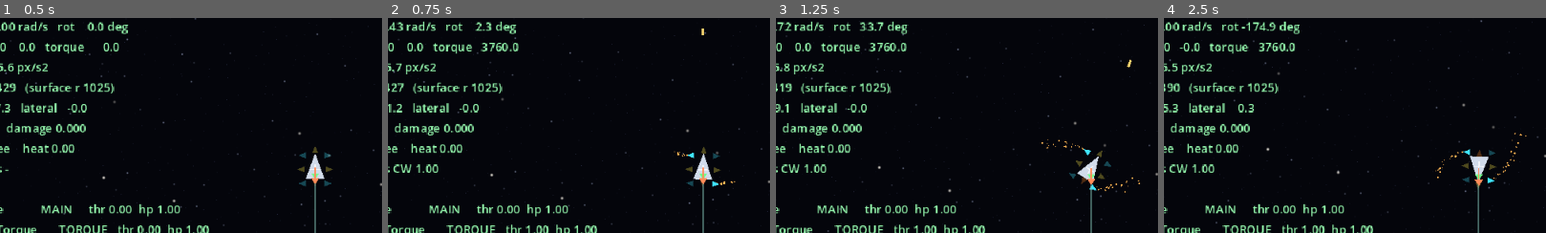
Above: before the commit, frames 1-4 (left to right).
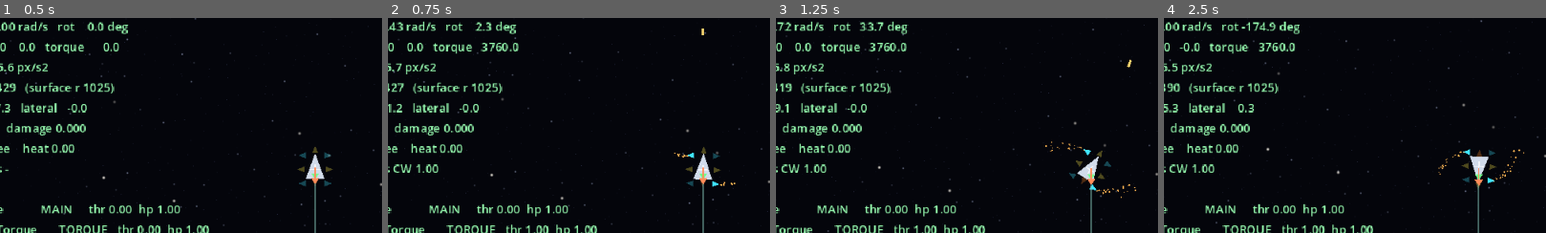
Above: after the commit, the same moments.

Repository: wroniasty/stardust
Game: Godot game, scene res://scenes/world.tscn
Two runs of this game, one before a commit and one after it. Both use one fixed random seed, a clock stepped at 60 frames per second and the inputs below.
Inputs:
- Up to frame 1 (0.5 s): no input
- Up to frame 2 (0.75 s): hold D (rotate_right) from 0.53 s (still down); hold Space (ship_fire) from 0.53 s (still down)
- Up to frame 3 (1.25 s): keep holding D (rotate_right); keep holding Space (ship_fire)
- Up to frame 4 (2.5 s): release D (rotate_right) at 1.28 s; release Space (ship_fire) at 1.28 s; hold Z (brake) 1.28-2.03 s; tap G (toggle_gear) at 1.35 s; hold D (rotate_right) from 2.03 s (still down); hold Space (ship_fire) from 2.03 s (still down)
The pictures show only the part of the screen within x 9-59%, y 15-65%; the shares and areas given below are measured in that part.

Frame 1 is identical in both runs. In frame 2, less than 0.1% of the frame differs, in the area x 74-91%, y 61-79%; in frame 3, 0.3%; in frame 4, 0.3%, in the area x 71-95%, y 53-77%.

Commit message:
Trajectory line on the debug layer, exhaust that keeps up with the ship
The predicted path now joins the debug group and hides with F7, and clears its
points when hidden so a stale line is not left frozen on screen. M1.5 built it
as a permanent HUD element, but a line through the middle of the screen is
clutter whenever you are not reading it.

The debug group constant moved from EngineDebugDraw to DebugOverlay, which is
the node that actually owns the toggle; three classes were reaching into one of
the toggled things to find it.

Exhaust particles are emitted in world space at 70..110 px/s and did not carry
any of the ship's motion. At rest that reads as a flame; at 300 px/s the ship
leaves each puff behind immediately and the plume drifts at a speed with no
visible relation to anything, which is what looked wrong. inherit_velocity_ratio
of 0.85 keeps the plume on the nozzle and leaves the other 15% to do the
trailing, so it reads the same at any speed.

Co-Authored-By: Claude Opus 5 <noreply@anthropic.com>

Diff:
--- a/scenes/engine_mount.tscn
+++ b/scenes/engine_mount.tscn
@@ -5,6 +5,7 @@
 [sub_resource type="ParticleProcessMaterial" id="ParticleProcessMaterial_exhaust"]
 direction = Vector3(0, 1, 0)
 spread = 8.0
+inherit_velocity_ratio = 0.85
 initial_velocity_min = 70.0
 initial_velocity_max = 110.0
 gravity = Vector3(0, 0, 0)
--- a/scripts/debug_overlay.gd
+++ b/scripts/debug_overlay.gd
@@ -2,6 +2,10 @@
 extends CanvasLayer
 ## Flight telemetry while tuning the physics. Placeholder UI, dropped or
 ## replaced by the real HUD later.
+
+## Every world-space debug visual joins this, so one key hides the lot. Held
+## here because this is the node that owns the toggle.
+const DEBUG_GROUP: StringName = &"debug_visuals"
 
 @export var ship_path: NodePath
 
@@ -27,7 +31,7 @@
 ## debug added later joins by calling add_to_group.
 func set_debug_visible(shown: bool) -> void:
 	visible = shown
-	for node: Node in get_tree().get_nodes_in_group(EngineDebugDraw.DEBUG_GROUP):
+	for node: Node in get_tree().get_nodes_in_group(DEBUG_GROUP):
 		var visual: CanvasItem = node as CanvasItem
 		if visual != null:
 			visual.visible = shown
--- a/scripts/debug_vectors.gd
+++ b/scripts/debug_vectors.gd
@@ -31,7 +31,7 @@
 
 
 func _ready() -> void:
-	add_to_group(EngineDebugDraw.DEBUG_GROUP)
+	add_to_group(DebugOverlay.DEBUG_GROUP)
 	if not ship_path.is_empty():
 		_ship = get_node_or_null(ship_path) as Ship
 
--- a/scripts/engine_debug_draw.gd
+++ b/scripts/engine_debug_draw.gd
@@ -9,9 +9,6 @@
 ## inference from the console dump.
 ##
 ## A child of the ship, so mount positions are already in the right frame.
-
-## Group every debug visual joins, so one key hides the lot.
-const DEBUG_GROUP: StringName = &"debug_visuals"
 
 const TRIANGLE_LENGTH: float = 6.0
 const TRIANGLE_HALF_WIDTH: float = 2.5
@@ -30,7 +27,7 @@
 
 
 func _ready() -> void:
-	add_to_group(DEBUG_GROUP)
+	add_to_group(DebugOverlay.DEBUG_GROUP)
 	_ship = get_parent() as Ship
 
 
--- a/scripts/engine_mount.gd
+++ b/scripts/engine_mount.gd
@@ -42,6 +42,14 @@
 
 
 ## Points the exhaust plume at `amount` of full flow, 0..1.
+##
+## The plume itself is configured in the scene, and one setting there matters
+## more than the rest: `inherit_velocity_ratio`. Particles are emitted in world
+## space at 70..110 px/s, which at a standstill is a flame and at 300 px/s is a
+## puff the ship immediately leaves behind, drifting at a speed with no visible
+## relation to anything. Carrying 85% of the emitter's velocity keeps the plume
+## attached to the nozzle and lets the remaining 15% do the trailing, so it
+## looks the same at every speed.
 func set_exhaust(amount: float) -> void:
 	if exhaust == null:
 		return
--- a/scripts/trajectory_predictor.gd
+++ b/scripts/trajectory_predictor.gd
@@ -38,12 +38,20 @@
 
 
 func _ready() -> void:
+	# On the debug layer rather than always on. M1.5 built it as a HUD element,
+	# but a permanent line through the middle of the screen is clutter when you
+	# are not reading it; F7 brings it back with the rest of the instruments.
+	add_to_group(DebugOverlay.DEBUG_GROUP)
 	if not ship_path.is_empty():
 		_ship = get_node_or_null(ship_path) as Ship
 
 
 func _physics_process(_delta: float) -> void:
-	if _ship == null or not visible:
+	if _ship == null:
+		return
+	if not visible:
+		if _line.get_point_count() > 0:
+			_line.clear_points()
 		return
 	_ticks += 1
 	if _ticks < recompute_interval:
Not shown, changed: IDEAS.md
